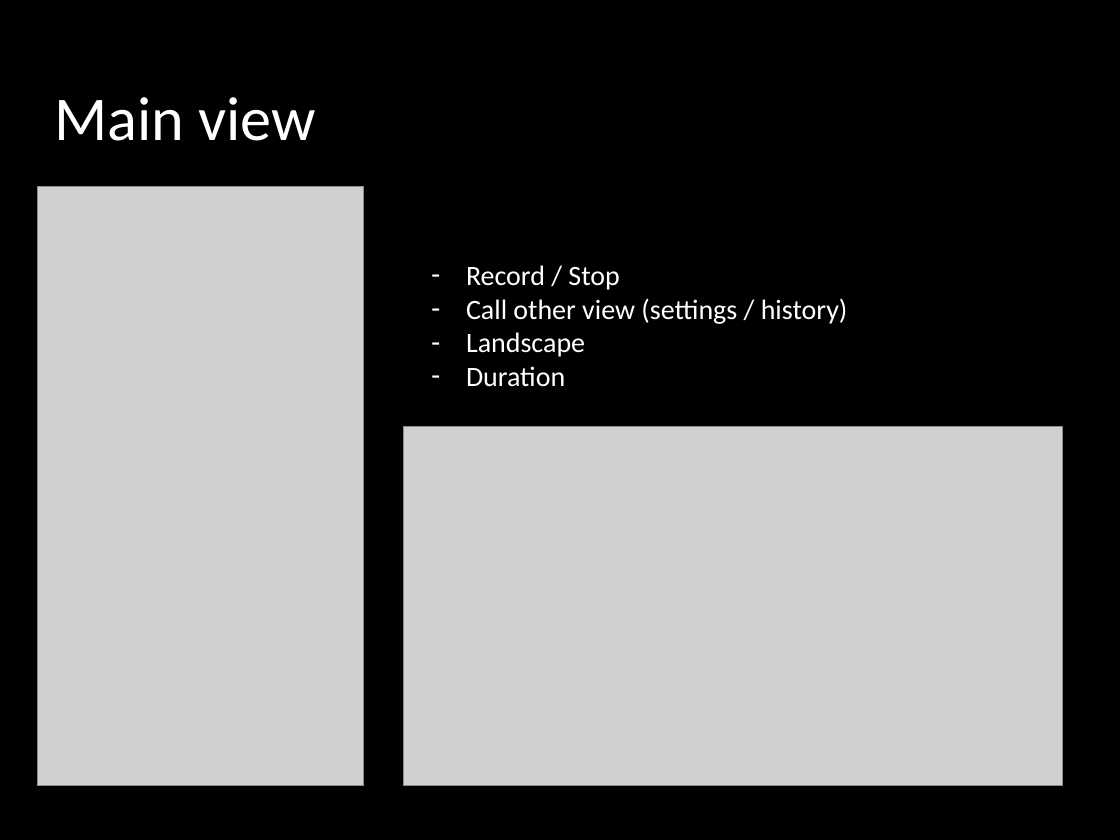
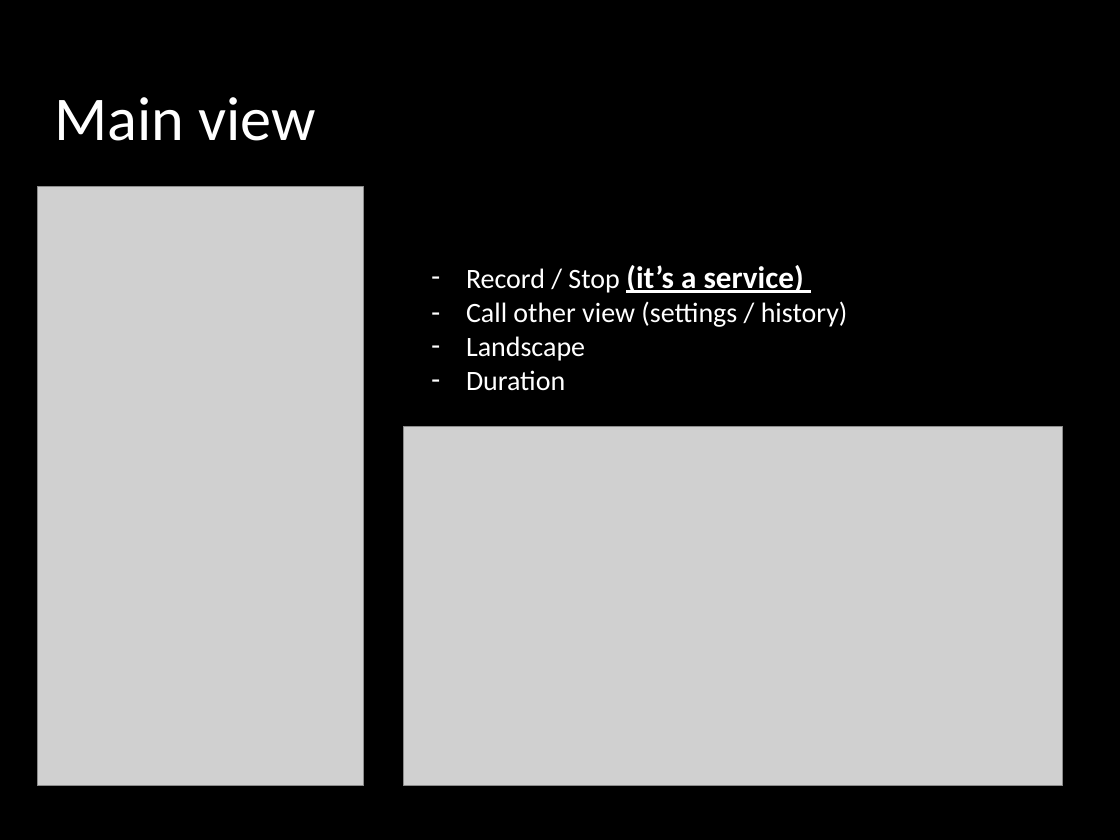
Before and after one commit to vayan/voicebox, a slide deck: slide 2 of Docs/VoiceBox_final_presentation.pptx. Drawn at 1120x840 pixels with LibreOffice and Linux fonts; fonts in the diff are those of the drawing; grey boxes stand for pictures; background and template pictures are left out. Boxes give left, top, right and bottom in pixels: in the first picture for what was removed or moved away, otherwise in the second. Text is boxed around its words. In the diff, an @@ line names an element or a change of style, - is before the commit and + after.

```diff
--- a/Docs/VoiceBox_final_presentation.pptx
+++ b/Docs/VoiceBox_final_presentation.pptx
@@ text at bbox=[466, 265, 804, 293]: text changed; size 18 to 20 pt; bold on @@
-– Record / Stop
+– Record / Stop (it’s a service)
```
Also in this commit, not shown: 4 other slides changed, 4 other files.
